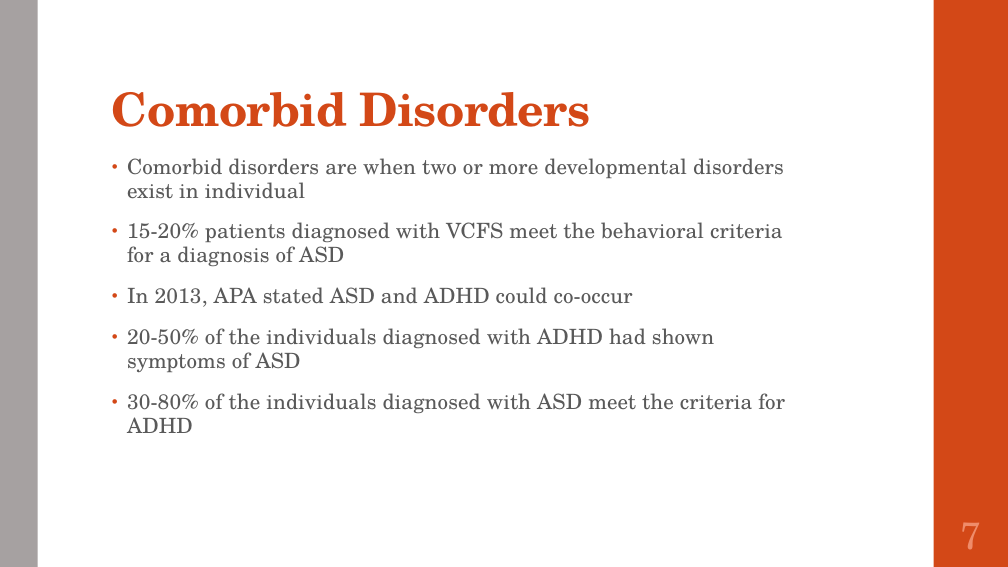
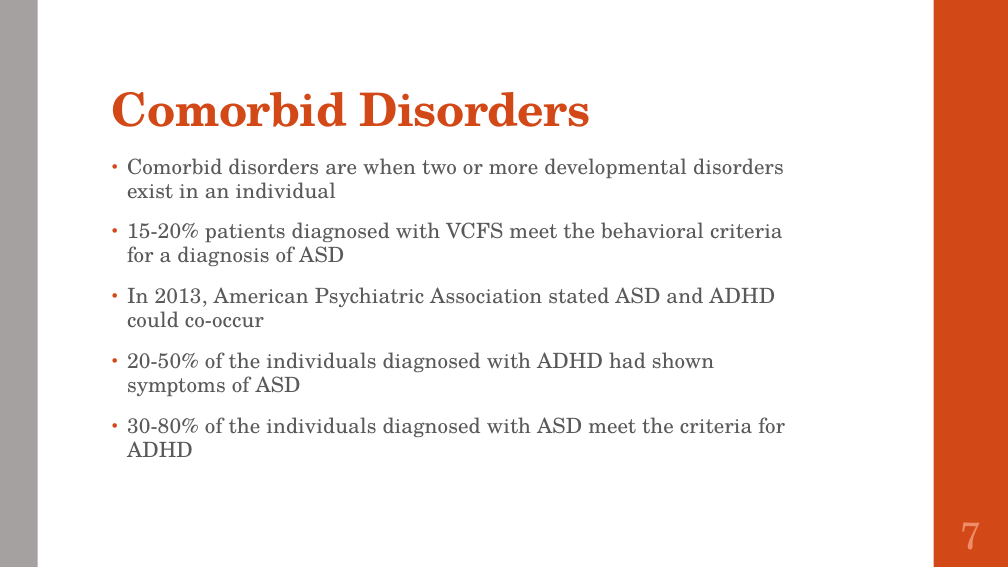
Before and after one commit to SirichandanaSambatur/CADDC, a slide deck: slide 7 of FinalReport.pptx. Drawn at 1008x567 pixels with LibreOffice and Linux fonts; fonts in the diff are those of the drawing. Boxes give left, top, right and bottom in pixels: in the first picture for what was removed or moved away, otherwise in the second. Text is boxed around its words. In the diff, an @@ line names an element or a change of style, - is before the commit and + after.

```diff
--- a/FinalReport.pptx
+++ b/FinalReport.pptx
@@ text at (127, 158, 784, 199): text changed @@
-• Comorbid disorders are when two or more developmental disorders exist in individual
+• Comorbid disorders are when two or more developmental disorders exist in an individual
@@ text at (127, 287, 775, 328): text changed @@
-• In 2013, APA stated ASD and ADHD could co-occur
+• In 2013, American Psychiatric Association stated ASD and ADHD could co-occur
```
Also in this commit, not shown: 10 other slides changed, 1 other file.
